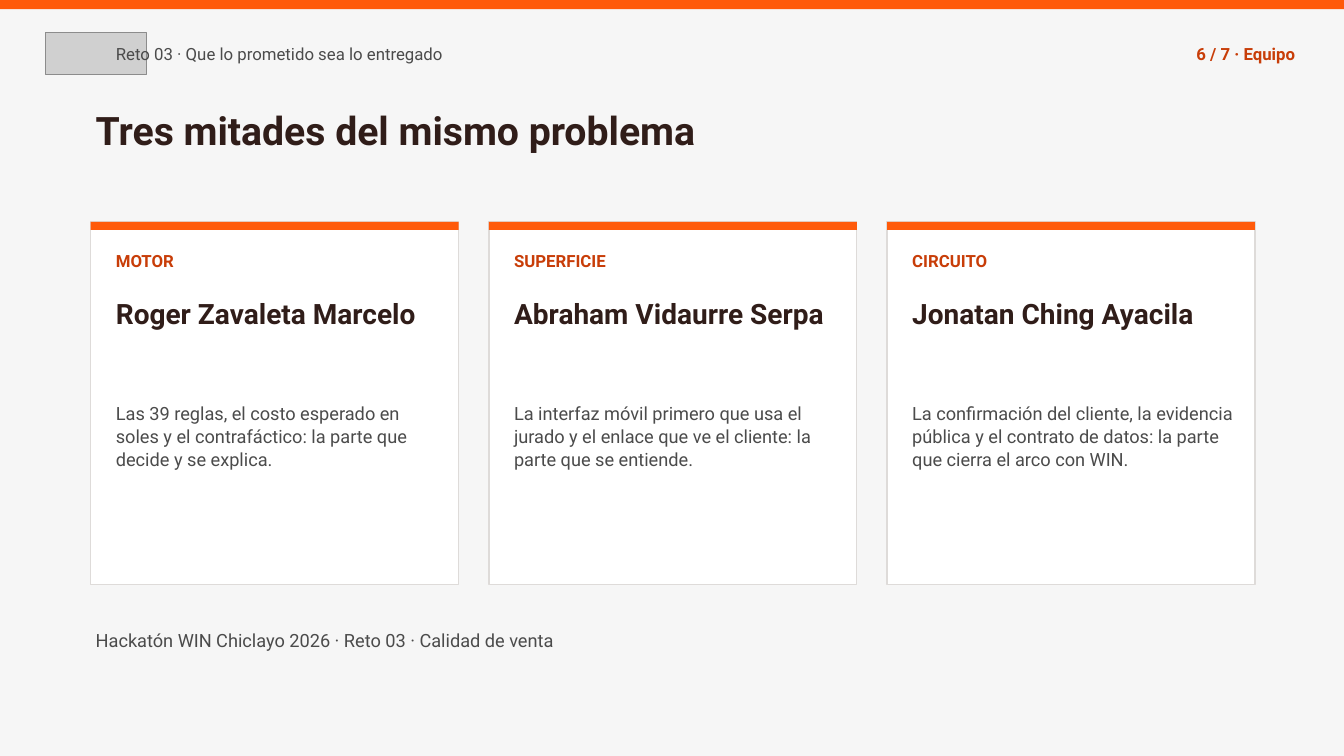
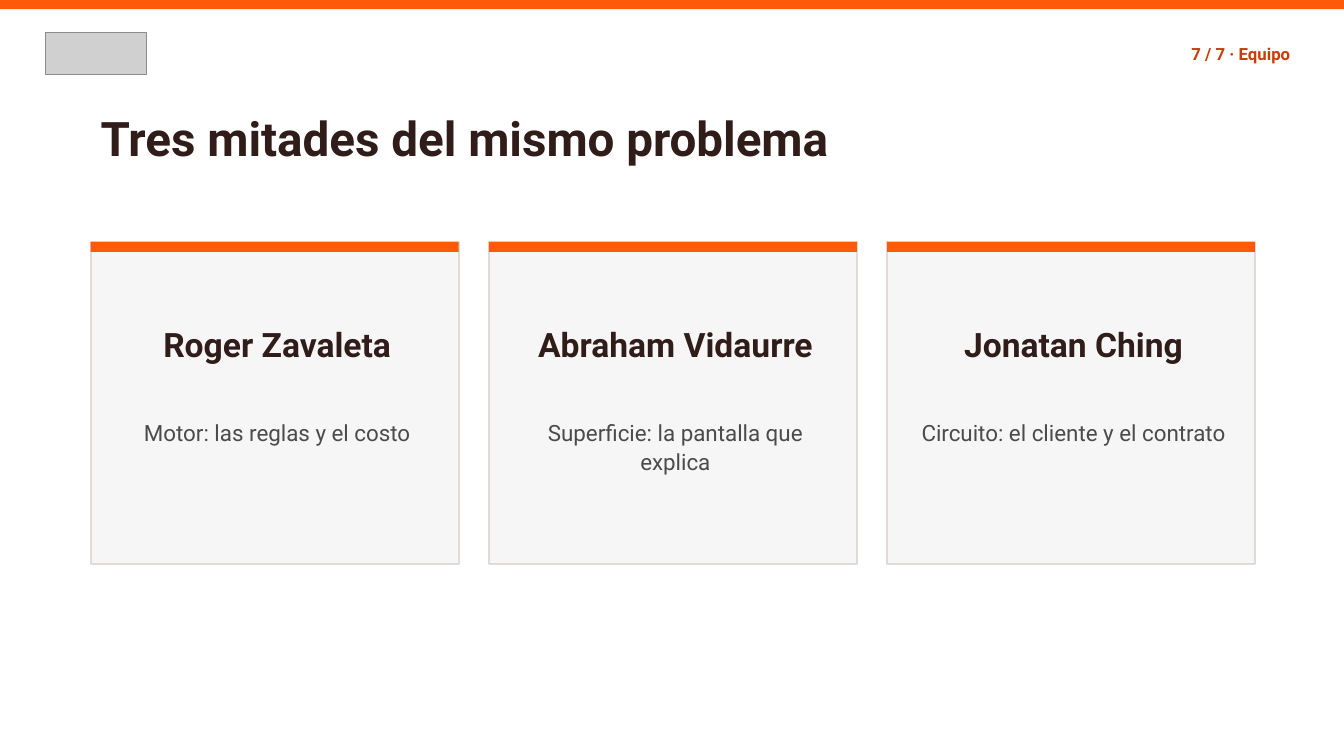
Before and after one commit to MccFlurry/firme, a slide deck: slide 7 of docs/pitch/WIN-Reto03-Pitch-3min.pptx (slide 6 before the commit). Drawn at 1344x756 pixels with LibreOffice and Linux fonts; fonts in the diff are those of the drawing; grey boxes stand for pictures. Boxes give left, top, right and bottom in pixels: in the first picture for what was removed or moved away, otherwise in the second. Text is boxed around its words. In the diff, an @@ line names an element or a change of style, - is before the commit and + after.

```diff
--- a/docs/pitch/WIN-Reto03-Pitch-3min.pptx
+++ b/docs/pitch/WIN-Reto03-Pitch-3min.pptx
@@ background #F6F6F6 to #FFFFFF @@
@@ text removed at bbox=[116, 45, 443, 65] @@
-Reto 03 · Que lo prometido sea lo entregado
@@ text at bbox=[1191, 47, 1291, 64]: text changed @@
-6 / 7 · Equipo
+7 / 7 · Equipo
@@ text "Tres mitades del mismo problema" at bbox=[101, 120, 828, 166]: size 28 to 34 pt @@
@@ 3 rectangles: place and size @@
-3 rectangles at bbox=[91, 222, 1255, 230]
+3 rectangles at bbox=[91, 242, 1255, 252]
@@ rectangle: place and size @@
-rectangle at bbox=[91, 222, 459, 585]
+rectangle at bbox=[91, 242, 459, 565]
@@ rectangle: place and size @@
-rectangle at bbox=[489, 222, 857, 585]
+rectangle at bbox=[489, 242, 857, 565]
@@ text removed at bbox=[514, 255, 606, 267] @@
-SUPERFICIE
@@ fill #FFFFFF to #F6F6F6; outline #DEDBD9 1 pt to #DEDBD9 1.5 pt in 3 elements at bbox=[91, 242, 459, 565], bbox=[489, 242, 857, 565], bbox=[887, 242, 1255, 565] @@
@@ rectangle: place and size @@
-rectangle at bbox=[887, 222, 1255, 585]
+rectangle at bbox=[887, 242, 1255, 565]
@@ text removed at bbox=[912, 255, 987, 267] @@
-CIRCUITO
@@ vertical alignment top to middle in 3 elements at bbox=[163, 331, 391, 364], bbox=[964, 331, 1183, 364], bbox=[538, 331, 813, 358] @@
@@ text at bbox=[163, 331, 391, 364]: text changed; size 20 to 24 pt @@
-Roger Zavaleta Marcelo
+Roger Zavaleta
@@ text at bbox=[538, 331, 813, 358]: text changed; size 20 to 24 pt @@
-Abraham Vidaurre Serpa
+Abraham Vidaurre
@@ text at bbox=[964, 331, 1183, 364]: text changed; size 20 to 24 pt @@
-Jonatan Ching Ayacila
+Jonatan Ching
@@ text removed at bbox=[116, 406, 407, 470] @@
-Las 39 reglas, el costo esperado en soles y el contrafáctico: la parte que decide y se explica.
@@ text removed at bbox=[514, 406, 811, 470] @@
-La interfaz móvil primero que usa el jurado y el enlace que ve el cliente: la parte que se entiende.
@@ text at bbox=[144, 424, 410, 446]: text changed; size 12 to 16 pt; text colour #C83D08 to #4B4B4B; bold off @@
-MOTOR
+Motor: las reglas y el costo
@@ text added at bbox=[548, 424, 803, 475], 16 pt, text #4B4B4B @@
+Superficie: la pantalla que explica
@@ text at bbox=[922, 424, 1225, 446]: text changed; size 13 to 16 pt @@
-La confirmación del cliente, la evidencia pública y el contrato de datos: la parte que cierra el arco con WIN.
+Circuito: el cliente y el contrato
@@ text removed at bbox=[96, 633, 553, 651] @@
-Hackatón WIN Chiclayo 2026 · Reto 03 · Calidad de venta
```
Also in this commit, not shown: 6 other slides changed, 2 slides added, 1 slide removed.
